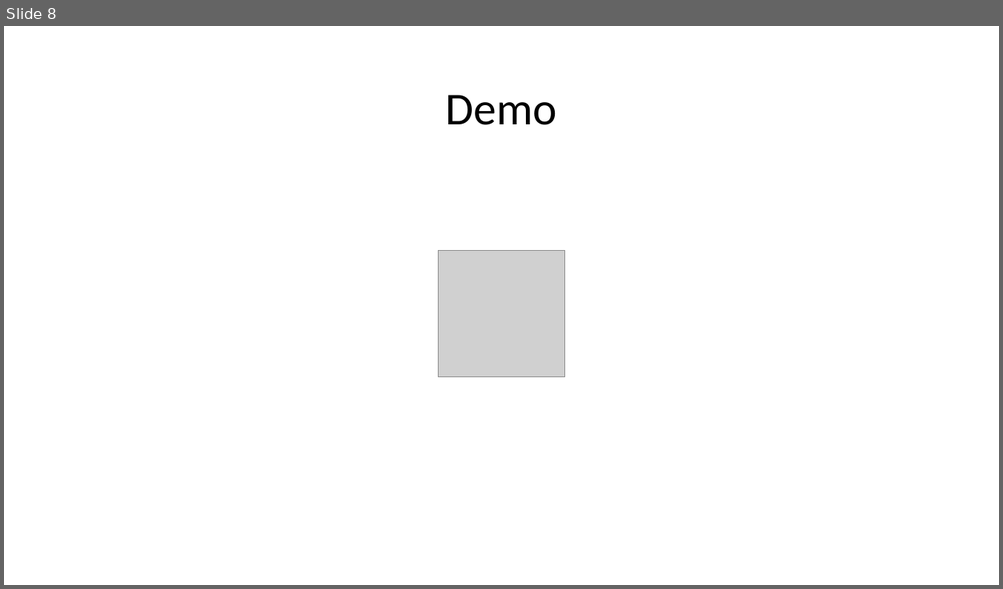
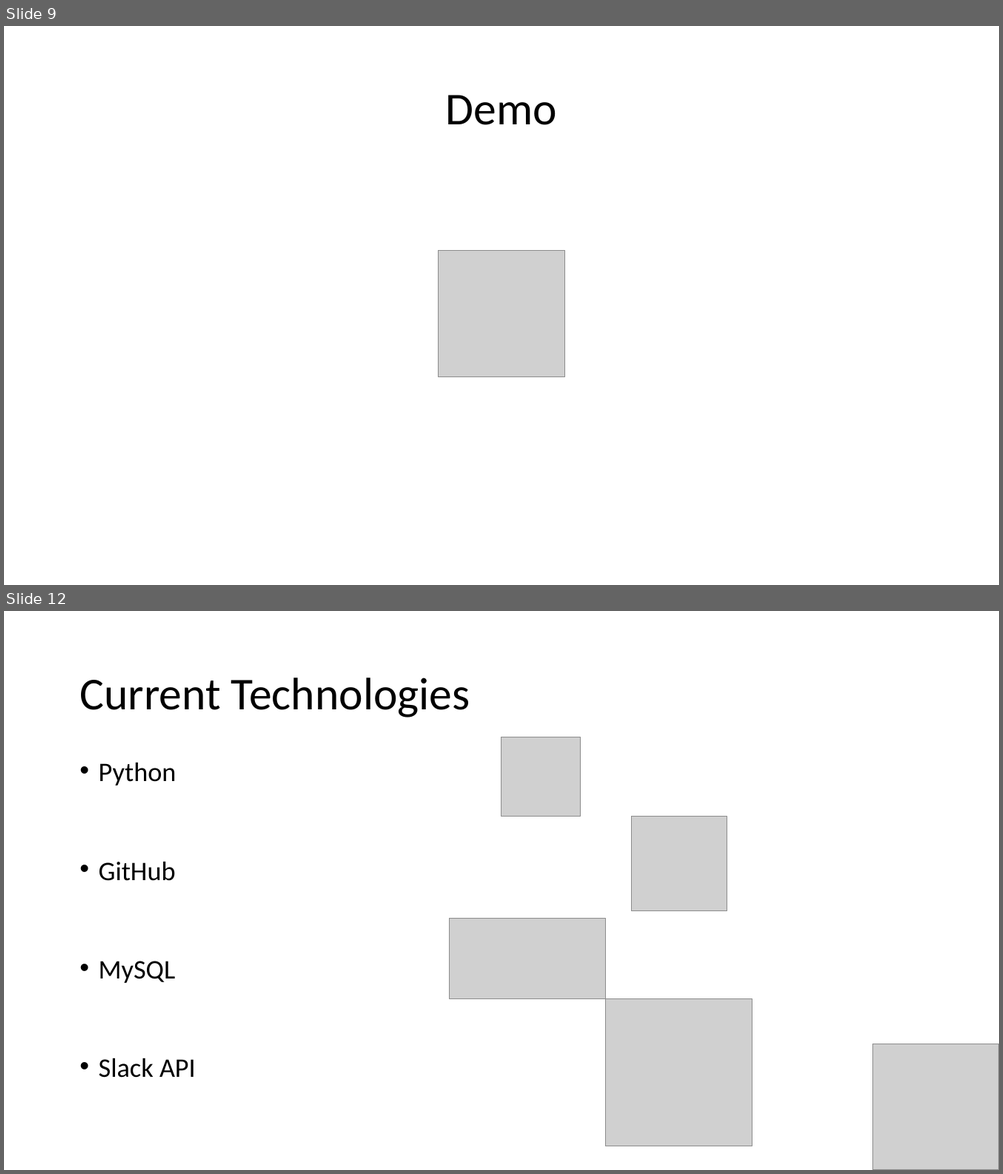
Before and after one commit to havess/daudit, a slide deck: midterm_presentation.pptx. Shown one above the other, each under a label of ours: slide 8 before the commit, slides 9 and 12 after it; the slides between them are not shown. The pictures are 1003x589 and 1003x1174 pixels, drawn with LibreOffice and Linux fonts; fonts in the diff are those of the drawing; grey boxes stand for pictures. Boxes give left, top, right and bottom in pixels: in the first picture for what was removed or moved away, otherwise in the second. Text is boxed around its words. In the diff, an @@ line names an element or a change of style, - is before the commit and + after.

```diff
--- a/midterm_presentation.pptx
+++ b/midterm_presentation.pptx
@@ slide 12 added at bbox=[4, 611, 999, 1170], background #FFFFFF @@
@@ title added at bbox=[79, 678, 470, 718], 44 pt, text #000000 @@
+Current Technologies
@@ picture added at bbox=[502, 737, 580, 817] @@
@@ text added at bbox=[99, 762, 196, 1078], 25.9 pt, text #000000 @@
+• Python
+• GitHub
+• MySQL
+• Slack API
@@ picture added at bbox=[632, 816, 727, 911] @@
@@ picture added at bbox=[449, 919, 606, 999] @@
@@ picture added at bbox=[606, 999, 752, 1147] @@
@@ picture added at bbox=[873, 1045, 999, 1170] @@
@@ what was slide 8 is now slide 9 @@
```
Also in this commit, not shown: 1 slide changed, 4 other slides added.
